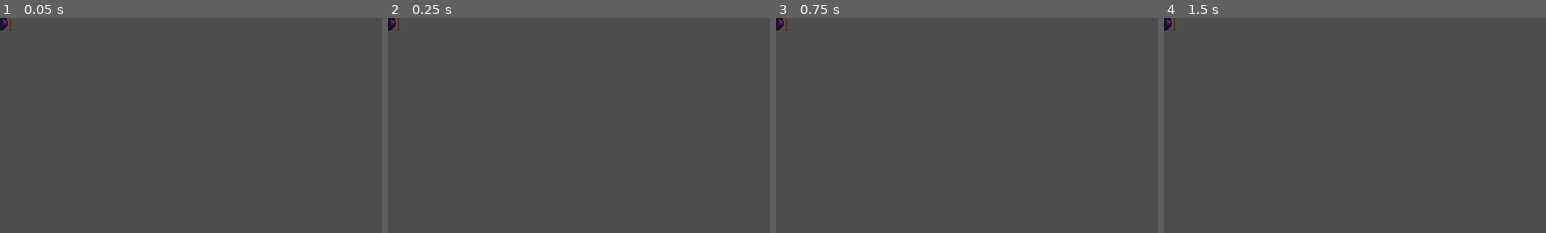
Above: before the commit, frames 1-4 (left to right).
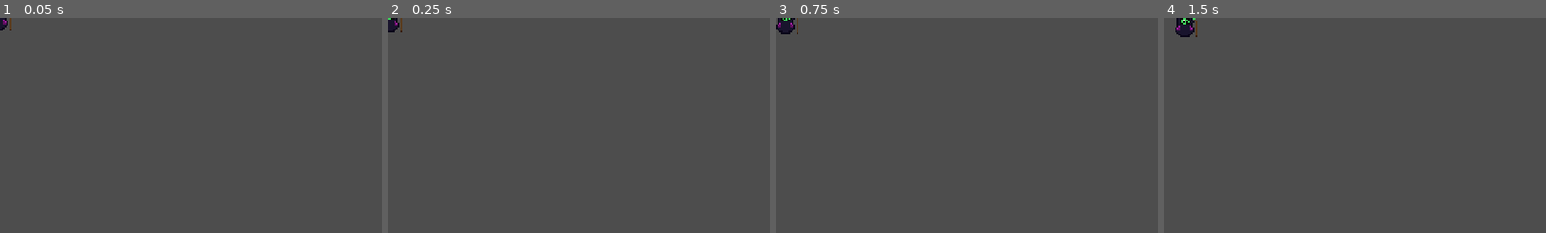
Above: after the commit, the same moments.

Repository: slartus/roguelike-game
Game: Godot game, scene res://scenes/enemies/lich.tscn
Same seed, same stepped clock (60 frames per second), same inputs: the game is played once before the commit and once after it. This scene is started directly instead of the project's main scene.
Inputs (mouse positions are % of the whole screen's width and height, from its top left):
- Up to frame 1 (0.05 s): no input
- Up to frame 2 (0.25 s): no input
- Up to frame 3 (0.75 s): tap Enter (ui_accept) at 0.5 s; move the mouse to (72, 45) at 0.52 s; press the mouse at (72, 45) at 0.53 s; hold D (move_right) from 0.53 s (still down)
- Up to frame 4 (1.5 s): tap Enter (ui_accept) at 0.77 s; release D (move_right) at 1.25 s; release the mouse at (72, 45) at 1.25 s; drag from (30, 55) to (45, 70) at 1.27 s
The pictures show only the part of the screen within x 0-50%, y 0-50%; the shares and areas given below are measured in that part.

Frame 1 is identical in both runs. In frame 2, 0.2% of the frame differs, in the area x 0-4%, y 0-7%; in frame 3, 0.3%; in frame 4, 0.6%, in the area x 0-9%, y 0-9%.

Commit message:
feat(enemies): ranged wander when player outside perception
Пользователь: «скелеты лучники как и остальные монстры должны
бродить, если они не заагрены».

Раньше ranged-враги (Skeleton Archer, Lich) вне perception
стояли столбом на месте спавна — «выключенный NPC», особенно
странно смотрелось на больших этажах, где игрок долго добирался
до нужной комнаты и находил ряды неподвижных лучников.

Теперь ranged_enemy.gd::_wander — аналог melee-wander из
enemy.gd::_wander: случайное направление * speed *
wander_speed_ratio (0.4), смена направления по
wander_change_interval (2.5s) или при упоре в стену.

_fire_timer в wander-фазе НЕ убывает — стрельба только при
активной цели в perception. Это ловит регресс существующего
test_ranged_does_not_shoot_outside_perception, где раньше
проверялось velocity=0; теперь velocity ≠ 0 (бродим), но timer
всё равно стабильный.

Наследуется автоматически всеми ranged: Skeleton Archer, Lich.
У Lich во время каста super._physics_process пропускается,
поэтому wander не мешает каст-фазе (лич стоит и колдует).

4 новых теста в test_ranged_wander.gd: wander при игроке вне
perception, wander без игрока в сцене, fire_timer стабилен,
_wander_direction — unit vector.

Co-Authored-By: Claude Opus 4.7 (1M context) <noreply@anthropic.com>

Diff:
--- a/scenes/enemies/ranged_enemy.gd
+++ b/scenes/enemies/ranged_enemy.gd
@@ -32,6 +32,12 @@
 const STUCK_TIMEOUT: float = 0.3
 const ESCAPE_DURATION: float = 0.4
 
+# Wander: пока цель вне perception, ranged не стоит столбом, а
+# бродит случайно. Скорость понижена, чтобы визуально отличалось
+# от активного kiting.
+@export var wander_speed_ratio: float = 0.4
+@export var wander_change_interval: float = 2.5
+
 var health: int
 var _target: Node2D
 var _fire_timer: float = 0.0
@@ -39,6 +45,8 @@
 var _escape_timer: float = 0.0
 var _escape_direction: Vector2 = Vector2.ZERO
 var _last_escape_side: float = 0.0
+var _wander_direction: Vector2 = Vector2.ZERO
+var _wander_timer: float = 0.0
 
 func _ready() -> void:
 	add_to_group("enemy")
@@ -53,15 +61,15 @@
 	if _target == null or not is_instance_valid(_target):
 		_target = _find_player()
 	if _target == null:
-		velocity = Vector2.ZERO
-		move_and_slide()
+		_wander(delta)
 		return
 
 	var dist := global_position.distance_to(_target.global_position)
 	if dist > perception_radius:
-		# Игрок вне видимости — не двигаемся, не стреляем.
-		velocity = Vector2.ZERO
-		move_and_slide()
+		# Игрок вне видимости — бродим, не стреляем. Раньше стояли
+		# столбом на месте спавна, что выглядело как «выключенный NPC»,
+		# особенно на больших этажах, где игрок долго добирается.
+		_wander(delta)
 		return
 
 	# Kiting: приближаемся если далеко, отходим если близко.
@@ -104,6 +112,25 @@
 		# Успешно двигаемся — сброс side, чтобы разрешить случайный
 		# выбор при следующем застревании.
 		_last_escape_side = 0.0
+
+func _wander(delta: float) -> void:
+	# Аналогично melee `enemy.gd::_wander`: случайное направление,
+	# смена по таймеру или при упоре в стену. Скорость ×
+	# wander_speed_ratio (0.4) — визуально «прогуливается», не бегает.
+	# Fire timer НЕ убывает — стрелять надо только при активной цели.
+	_wander_timer -= delta
+	if _wander_timer <= 0.0 or _wander_direction == Vector2.ZERO:
+		_pick_wander_direction()
+	velocity = _wander_direction * speed * wander_speed_ratio
+	move_and_slide()
+	if velocity.length() < 1.0:
+		_wander_direction = -_wander_direction.rotated(randf_range(-PI / 3.0, PI / 3.0))
+		_wander_timer = 0.0
+
+func _pick_wander_direction() -> void:
+	var angle := randf() * TAU
+	_wander_direction = Vector2.RIGHT.rotated(angle)
+	_wander_timer = wander_change_interval
 
 func _pick_escape_direction(intended_dir: Vector2) -> Vector2:
 	var base := intended_dir if intended_dir != Vector2.ZERO else Vector2.RIGHT
--- /dev/null
+++ b/test/unit/test_ranged_wander.gd
@@ -0,0 +1,61 @@
+extends GutTest
+
+# Ranged-враги (Skeleton Archer, Lich) в состоянии «игрок вне
+# perception» должны бродить, а не стоять столбом. Контракт:
+# - _wander_direction устанавливается ненулевым при первом тике;
+# - velocity получает direction * speed * wander_speed_ratio (< speed);
+# - fire_timer НЕ убывает (стрельба только при активной цели);
+# - при отсутствии игрока (в группе нет player) — тоже бродим.
+
+const RangedScene = preload("res://scenes/enemies/ranged_enemy.tscn")
+
+func _create_fake_player(pos: Vector2) -> Node2D:
+	var p := Node2D.new()
+	p.global_position = pos
+	p.add_to_group("player")
+	add_child_autofree(p)
+	return p
+
+func test_ranged_wanders_when_player_far_beyond_perception() -> void:
+	# perception=200. Игрок на 500 — вне видимости.
+	_create_fake_player(Vector2(500, 0))
+	var enemy = RangedScene.instantiate()
+	enemy.global_position = Vector2.ZERO
+	add_child_autofree(enemy)
+	enemy._physics_process(0.016)
+	assert_ne(enemy.velocity, Vector2.ZERO,
+		"когда игрок вне perception, ranged должен бродить, а не стоять")
+	# Скорость приглушённая (< speed).
+	assert_lt(enemy.velocity.length(), enemy.speed,
+		"wander-скорость должна быть меньше speed (wander_speed_ratio=0.4)")
+
+func test_ranged_wanders_when_no_player_in_scene() -> void:
+	# Игрока нет в группе — _find_player возвращает null,
+	# ranged должен бродить, а не стоять.
+	var enemy = RangedScene.instantiate()
+	enemy.global_position = Vector2.ZERO
+	add_child_autofree(enemy)
+	enemy._physics_process(0.016)
+	assert_ne(enemy._wander_direction, Vector2.ZERO,
+		"без игрока _wander_direction должно быть выбрано")
+
+func test_wander_fire_timer_does_not_tick() -> void:
+	# Регресс: раньше test_ranged_does_not_shoot_outside_perception
+	# проверял velocity=0 и fire_timer стабильный. Теперь velocity
+	# ненулевая (бродим), но fire_timer всё равно НЕ должен убывать —
+	# стреляем только при активной цели.
+	_create_fake_player(Vector2(500, 0))
+	var enemy = RangedScene.instantiate()
+	enemy.global_position = Vector2.ZERO
+	add_child_autofree(enemy)
+	var timer_before: float = enemy._fire_timer
+	enemy._physics_process(0.016)
+	assert_eq(enemy._fire_timer, timer_before,
+		"fire_timer не должен убывать в wander-режиме")
+
+func test_pick_wander_direction_is_unit_vector() -> void:
+	var enemy = RangedScene.instantiate()
+	add_child_autofree(enemy)
+	enemy._pick_wander_direction()
+	assert_almost_eq(enemy._wander_direction.length(), 1.0, 0.001,
+		"_wander_direction должно быть единичным вектором")
Not shown, changed: docs/gamedesign/enemies.md
